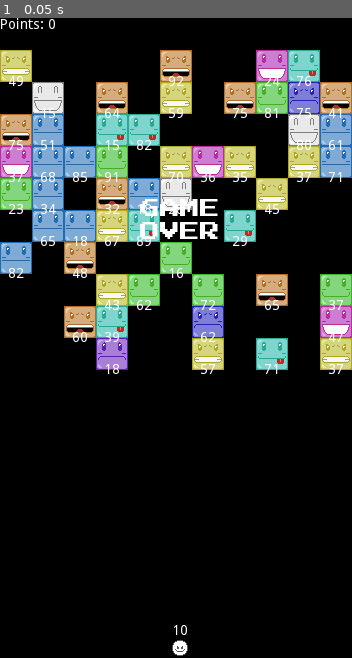
Above: before the commit, frame 1.
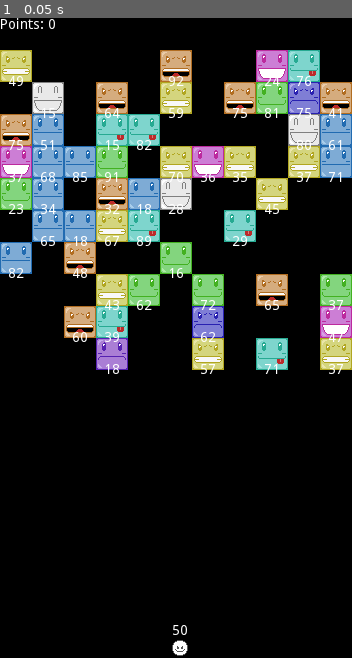
Above: after the commit, the same moment.

Repository: rafaelgdp/cute_brick
Game: Godot game, scene res://scenes/game.tscn
Two runs of this game, one before a commit and one after it. Both use one fixed random seed, a clock stepped at 60 frames per second and the inputs below.
Inputs:
- Up to frame 1 (0.05 s): no input

The runs differ from the first frame. In frame 1, 0.7% of the frame differs, in the area x 39-62%, y 28-97%.

Commit message:
Improve add_brick() function

Diff:
--- a/scenes/game.tscn
+++ b/scenes/game.tscn
@@ -36,6 +36,7 @@
 z_index = 1
 
 [node name="game_over_label" type="Label" parent="label_node"]
+visible = false
 margin_left = 132.0
 margin_top = 181.0
 margin_right = 228.0
--- a/scripts/game.gd
+++ b/scripts/game.gd
@@ -34,7 +34,7 @@
 signal shade_all(shade)
 
 func _ready():
-	add_bricks()
+	add_bricks(brick_y_idx.size())
 
 	$shoot.connect("empty" , $bottom/area , "on_empty")
 	$bottom/area.connect("recharge" , $shoot , "on_recharge")
@@ -51,16 +51,7 @@
 		for i in range(0 , br.size()):
 			br[i].position.y += 32
 
-		var brick_x_size = brick_x_idx.size()
-		for i in range(0,brick_x_size):
-			randomize()
-			var add_brick = randi()%4
-			if add_brick == 1 or add_brick == 2:
-				var brick = pre_brick.instance()
-				brick.global_position = Vector2(brick_x_idx[i],48)
-				add_child(brick)
-				brick.add_to_group("bricks")
-				brick.get_node("area").connect("pts" , self , "on_pts")
+		add_bricks(1)
 
 func _process(delta):
 	$pts_label.text = str("Points: " , total_pts)
@@ -68,8 +59,8 @@
 func on_pts(pts):
 	total_pts += pts
 
-func add_bricks():
-	var brick_y_size = brick_y_idx.size()
+func add_bricks(y):
+	var brick_y_size = y
 	var brick_x_size = brick_x_idx.size()
 	for l in range(0,brick_y_size):
 		for i in range(0,brick_x_size):
--- a/scripts/shoot.gd
+++ b/scripts/shoot.gd
@@ -3,7 +3,7 @@
 
 var ball = preload("res://scenes/ball.tscn")
 var velocity = Vector2()
-export (int) var init_cartridge = 10
+export (int) var init_cartridge = 50
 var cartridge = init_cartridge
 var initial_pos = Vector2()
 var wait = true
